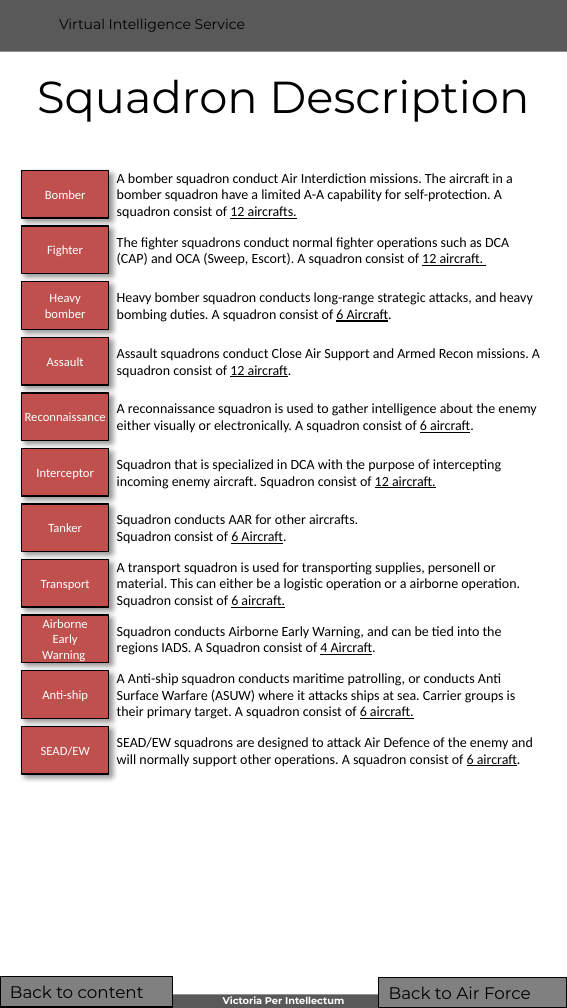
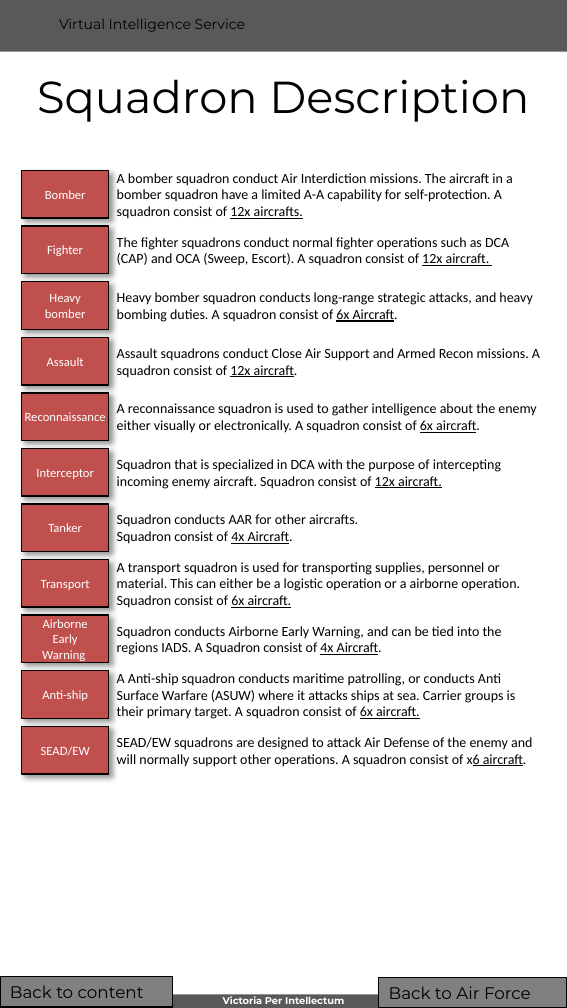
Before and after one commit to 132nd-vWing/VIS, a slide deck: slide 6 of BASIC/WIP/VIS Generic_Order_of_Battle - Air Forces.pptx. Drawn at 567x1008 pixels with LibreOffice and Linux fonts; fonts in the diff are those of the drawing; background and template pictures are left out. Boxes give left, top, right and bottom in pixels: in the first picture for what was removed or moved away, otherwise in the second. Text is boxed around its words. In the diff, an @@ line names an element or a change of style, - is before the commit and + after.

Commit message:
chg: Updated Basic intelligence reports

```diff
--- a/BASIC/WIP/VIS Generic_Order_of_Battle - Air Forces.pptx
+++ b/BASIC/WIP/VIS Generic_Order_of_Battle - Air Forces.pptx
@@ text at [117, 173, 513, 219]: text changed @@
-A bomber squadron conduct Air Interdiction missions. The aircraft in a bomber squadron have a limited A-A capability for self-protection. A squadron consist of 12 aircrafts.
+A bomber squadron conduct Air Interdiction missions. The aircraft in a bomber squadron have a limited A-A capability for self-protection. A squadron consist of 12x aircrafts.
@@ text at [117, 237, 509, 266]: text changed @@
-The fighter squadrons conduct normal fighter operations such as DCA (CAP) and OCA (Sweep, Escort). A squadron consist of 12 aircraft.
+The fighter squadrons conduct normal fighter operations such as DCA (CAP) and OCA (Sweep, Escort). A squadron consist of 12x aircraft.
@@ text at [117, 292, 532, 322]: text changed @@
-Heavy bomber squadron conducts long-range strategic attacks, and heavy bombing duties. A squadron consist of 6 Aircraft.
+Heavy bomber squadron conducts long-range strategic attacks, and heavy bombing duties. A squadron consist of 6x Aircraft.
@@ text at [117, 348, 540, 378]: text changed @@
-Assault squadrons conduct Close Air Support and Armed Recon missions. A squadron consist of 12 aircraft.
+Assault squadrons conduct Close Air Support and Armed Recon missions. A squadron consist of 12x aircraft.
@@ text at [117, 403, 536, 433]: text changed @@
-A reconnaissance squadron is used to gather intelligence about the enemy either visually or electronically. A squadron consist of 6 aircraft.
+A reconnaissance squadron is used to gather intelligence about the enemy either visually or electronically. A squadron consist of 6x aircraft.
@@ text at [117, 459, 501, 489]: text changed @@
-Squadron that is specialized in DCA with the purpose of intercepting incoming enemy aircraft. Squadron consist of 12 aircraft.
+Squadron that is specialized in DCA with the purpose of intercepting incoming enemy aircraft. Squadron consist of 12x aircraft.
@@ text at [117, 531, 293, 544]: text changed @@
-Squadron consist of 6 Aircraft.
+Squadron consist of 4x Aircraft.
@@ text at [117, 562, 520, 608]: text changed @@
-A transport squadron is used for transporting supplies, personell or material. This can either be a logistic operation or a airborne operation. Squadron consist of 6 aircraft.
+A transport squadron is used for transporting supplies, personnel or material. This can either be a logistic operation or a airborne operation. Squadron consist of 6x aircraft.
@@ text at [117, 626, 502, 655]: text changed @@
-Squadron conducts Airborne Early Warning, and can be tied into the regions IADS. A Squadron consist of 4 Aircraft.
+Squadron conducts Airborne Early Warning, and can be tied into the regions IADS. A Squadron consist of 4x Aircraft.
@@ text at [117, 673, 516, 719]: text changed @@
-A Anti-ship squadron conducts maritime patrolling, or conducts Anti Surface Warfare (ASUW) where it attacks ships at sea. Carrier groups is their primary target. A squadron consist of 6 aircraft.
+A Anti-ship squadron conducts maritime patrolling, or conducts Anti Surface Warfare (ASUW) where it attacks ships at sea. Carrier groups is their primary target. A squadron consist of 6x aircraft.
@@ text at [117, 737, 532, 767]: text changed @@
-SEAD/EW squadrons are designed to attack Air Defence of the enemy and will normally support other operations. A squadron consist of 6 aircraft.
+SEAD/EW squadrons are designed to attack Air Defense of the enemy and will normally support other operations. A squadron consist of x6 aircraft.
```
Also in this commit, not shown: 8 other slides changed, 10 slides removed, 14 other files.
